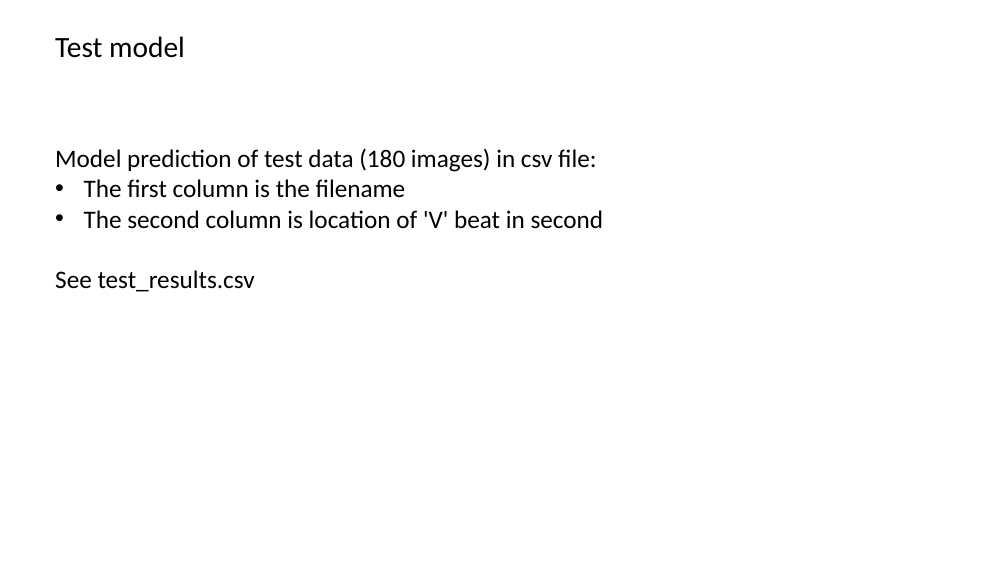
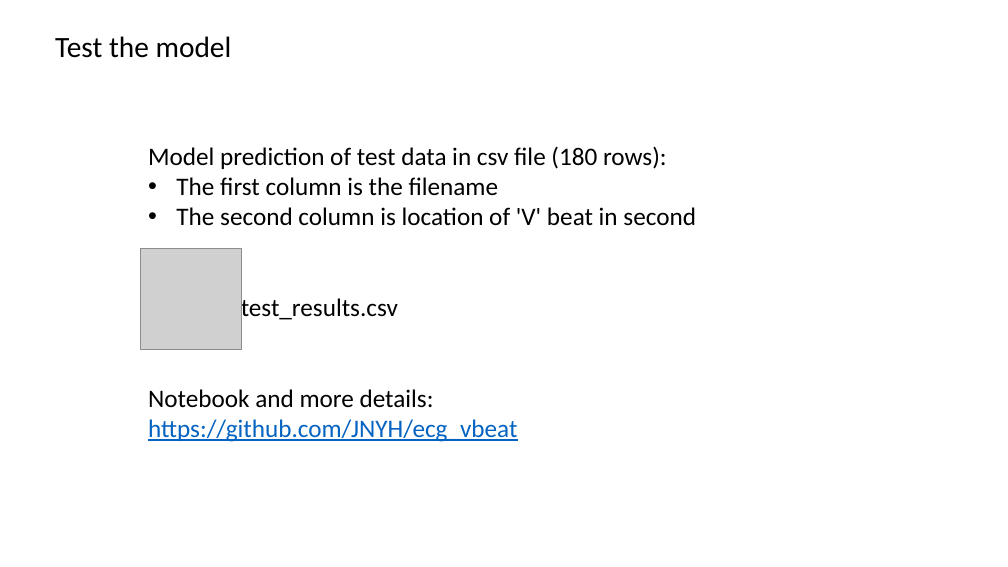
Before and after one commit to JNYH/ecg_vbeat, a slide deck: slide 6 of ecg_vbeat.pptx (slide 5 before the commit). Drawn at 1008x567 pixels with LibreOffice and Linux fonts; fonts in the diff are those of the drawing; grey boxes stand for pictures. Boxes give left, top, right and bottom in pixels: in the first picture for what was removed or moved away, otherwise in the second. Text is boxed around its words. In the diff, an @@ line names an element or a change of style, - is before the commit and + after.

Commit message:
presentation file

```diff
--- a/ecg_vbeat.pptx
+++ b/ecg_vbeat.pptx
@@ text at <box>55,36,232,58</box>: text changed @@
-Test model
+Test the model
@@ text "Model prediction of test data ...": place and size @@
-text "Model prediction of test data ..." at <box>55,148,604,292</box>
+text "Model prediction of test data ..." at <box>148,146,696,442</box>
@@ text at <box>148,146,667,169</box>: text changed @@
-Model prediction of test data (180 images) in csv ﬁle:
+Model prediction of test data in csv ﬁle (180 rows):
@@ picture added at <box>141,249,241,349</box> @@
@@ text at <box>148,296,517,442</box>: text changed @@
-See test_results.csv
+test_results.csv
+Notebook and more details:
+https://github.com/JNYH/ecg_vbeat
```
Also in this commit, not shown: 4 other slides changed, 1 slide added.
